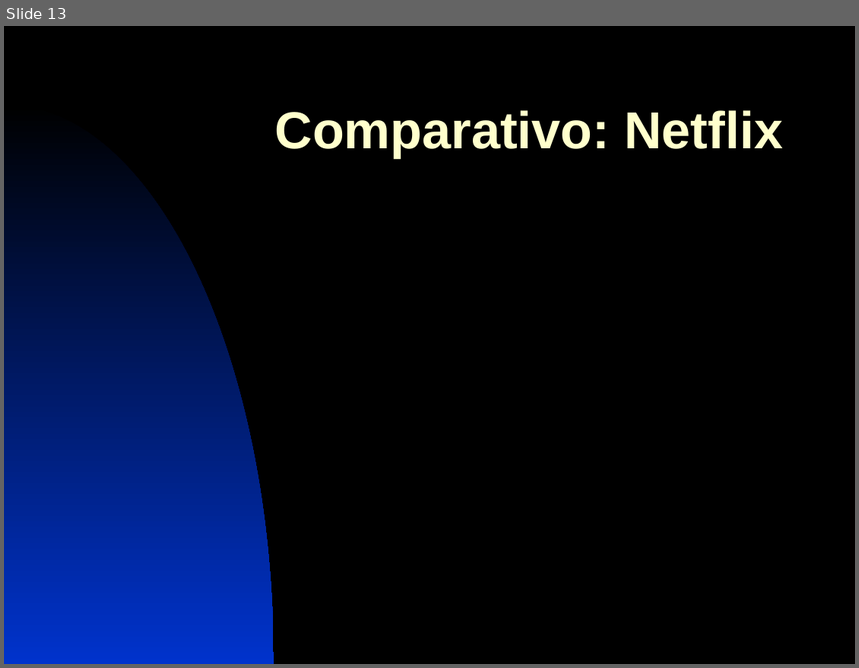
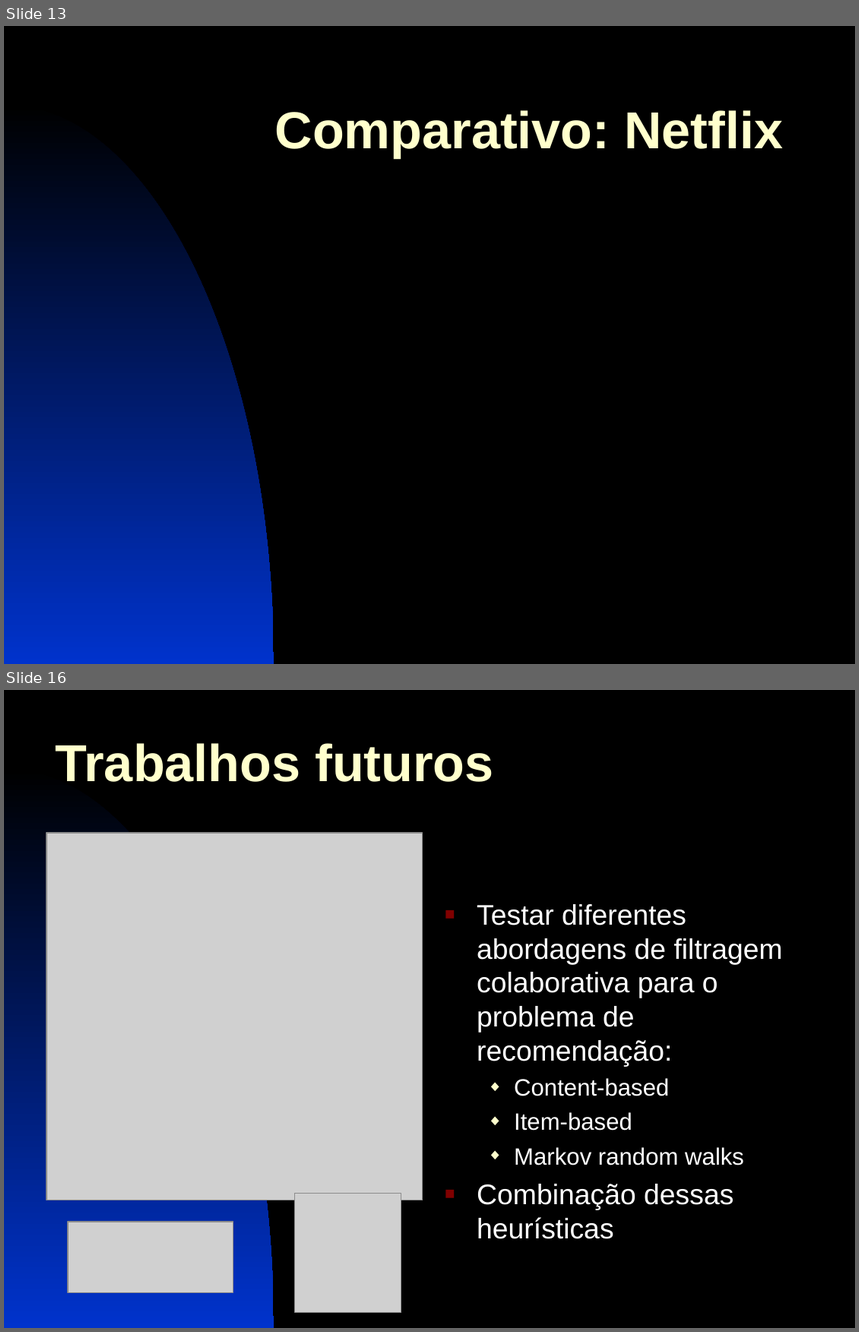
Before and after one commit to brunofms/inf2915_rsvd-video-recommendation, a slide deck: presentation/trabalho_am.ppt. Shown one above the other, each under a label of ours: slide 13 before the commit, slides 13 and 16 after it; the slides between them are not shown. The pictures are 859x668 and 859x1332 pixels, drawn with LibreOffice and Linux fonts; fonts in the diff are those of the drawing; grey boxes stand for pictures. Boxes give left, top, right and bottom in pixels: in the first picture for what was removed or moved away, otherwise in the second. Text is boxed around its words. In the diff, an @@ line names an element or a change of style, - is before the commit and + after.

```diff
--- a/presentation/trabalho_am.ppt
+++ b/presentation/trabalho_am.ppt
@@ slide 16 added at bbox=[4, 690, 855, 1328], background #000000; not listed: 1 template element that a slide beside it also shows @@
@@ title added at bbox=[55, 743, 493, 782], 44 pt, text #FFFFCC, bold @@
+Trabalhos futuros
@@ picture added at bbox=[47, 833, 423, 1201] @@
@@ text added at bbox=[477, 904, 783, 1239], 24 pt, text #FFFFFF @@
+■ Testar diferentes abordagens de filtragem colaborativa para o problema de recomendação:
+  ◆ Content-based
+  ◆ Item-based
+  ◆ Markov random walks
+■ Combinação dessas heurísticas
@@ picture added at bbox=[295, 1194, 401, 1313] @@
@@ picture added at bbox=[68, 1222, 233, 1293] @@
```
Also in this commit, not shown: 5 slides changed, 1 slide removed.
